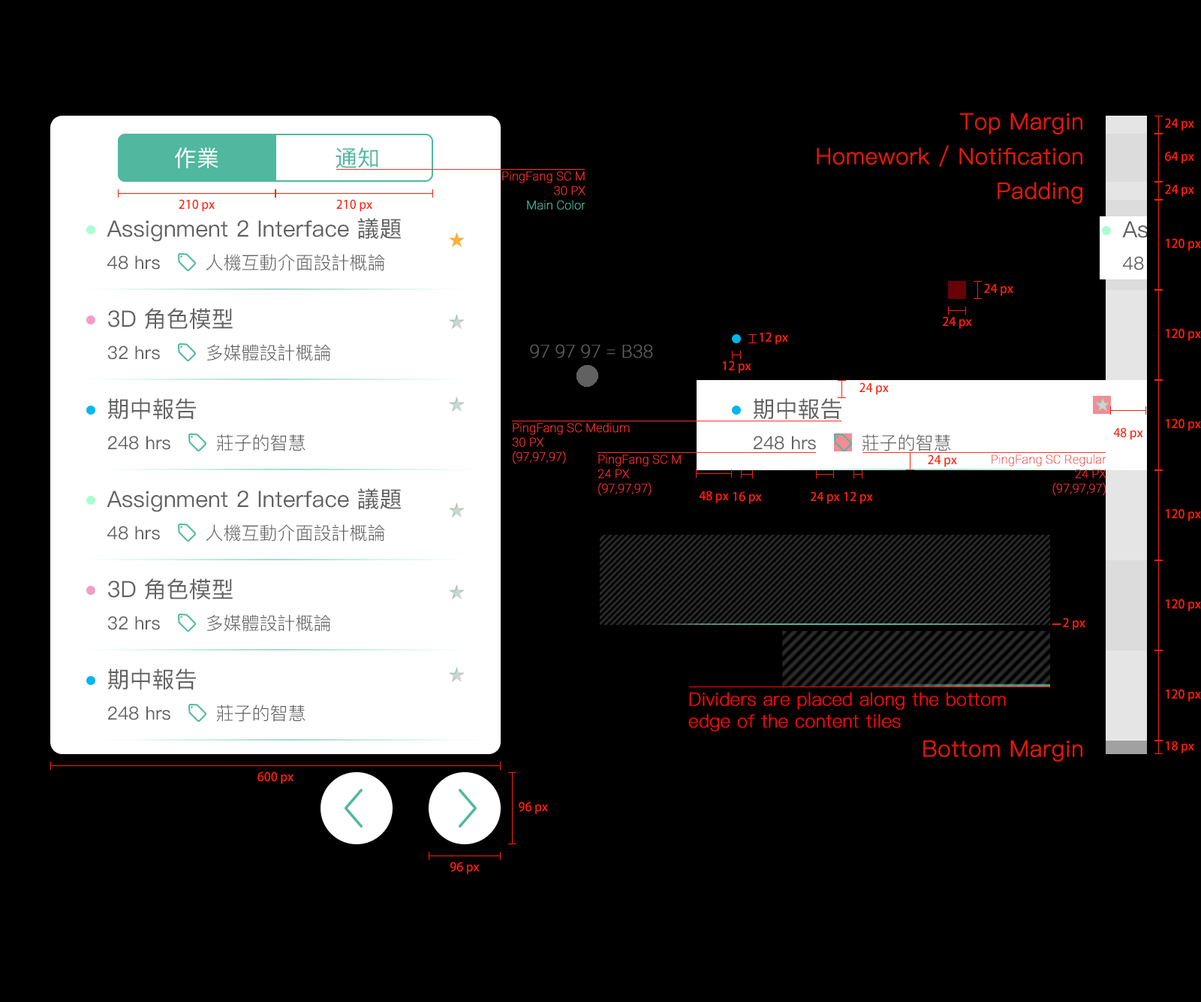
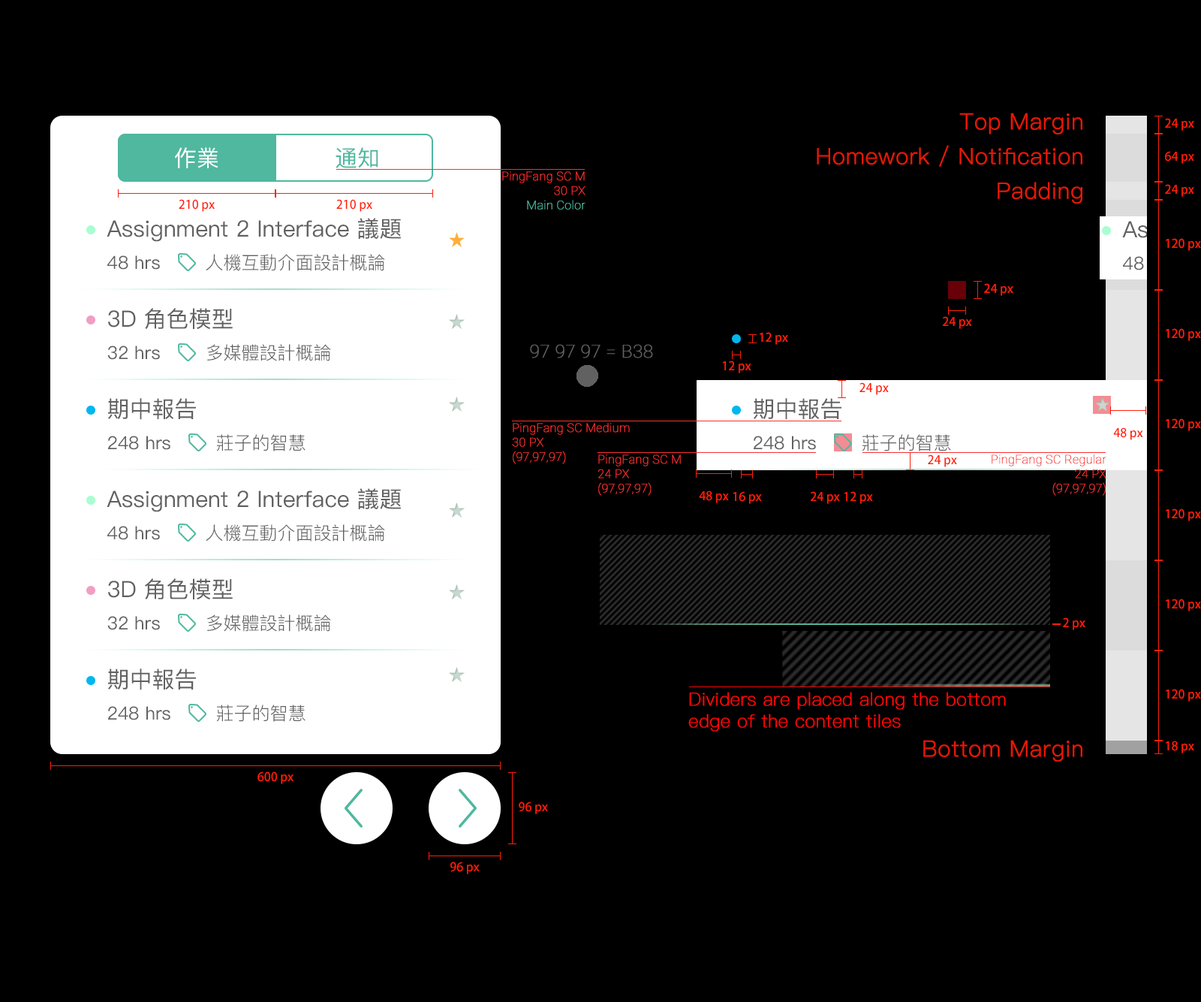
Layer changes from the first 1201x1002 image to the second:
hid "矩形 6 拷貝 4" (9th of 14, in "群組 1" › "Howmwork" › "dummy 拷貝 3"), painted on it over [101, 738, 486, 741]
